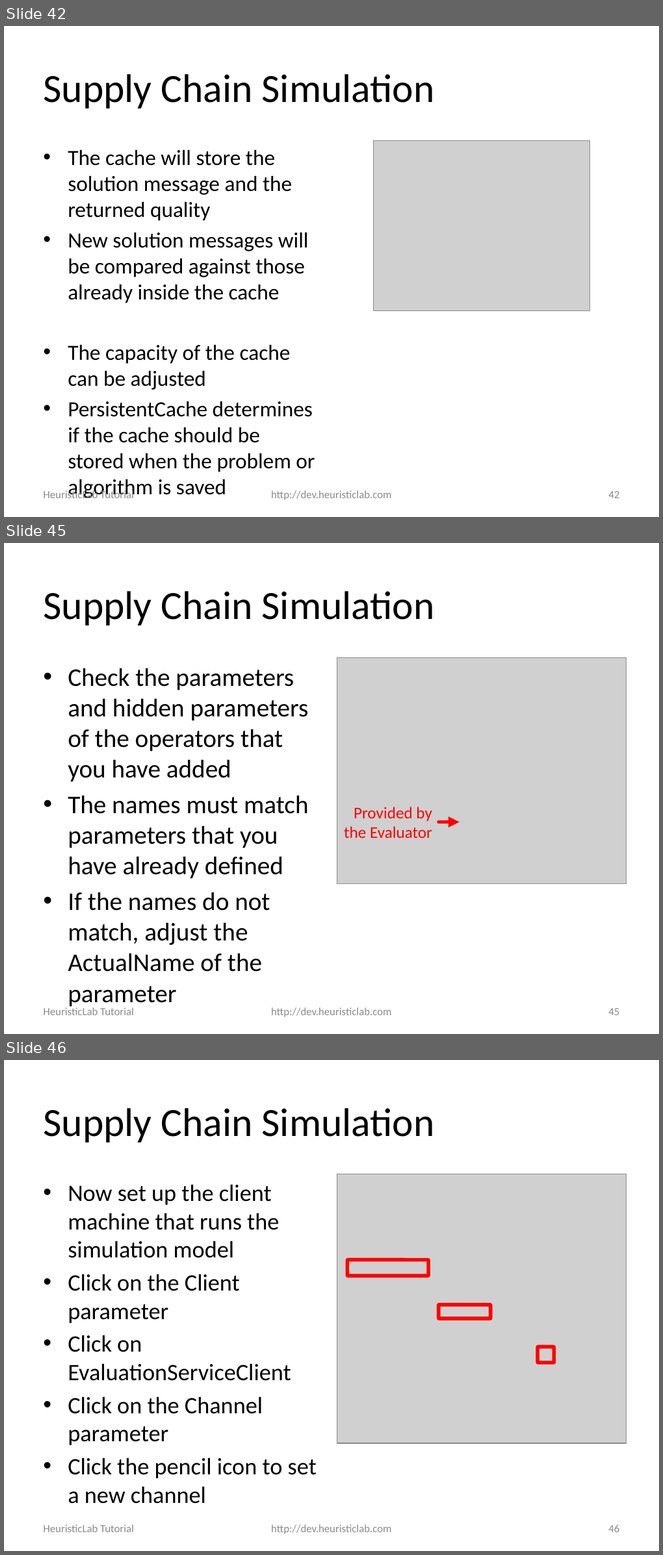
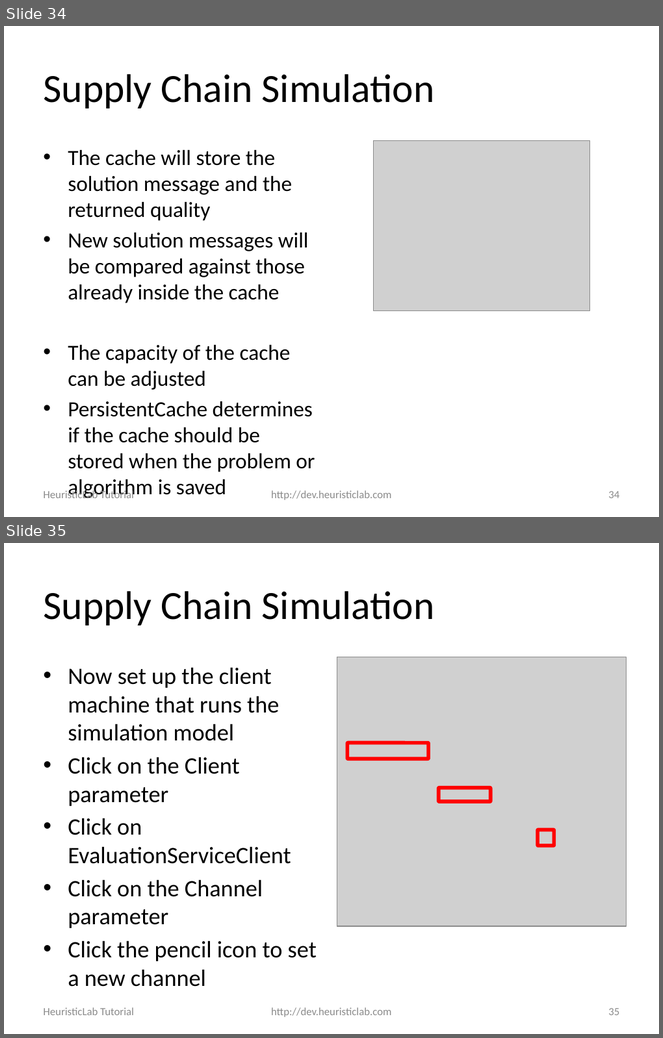
Before and after one commit to heal-research/HeuristicLab, a slide deck: documentation/Tutorials/Optimizing External Applications with HeuristicLab.pptx. Shown one above the other, each under a label of ours: slides 42, 45 and 46 before the commit, slides 34 and 35 after it; the slides between them are not shown. The pictures are 663x1555 and 663x1038 pixels, drawn with LibreOffice and Linux fonts; fonts in the diff are those of the drawing; grey boxes stand for pictures; background and template pictures are left out. Boxes give left, top, right and bottom in pixels: in the first picture for what was removed or moved away, otherwise in the second. Text is boxed around its words. In the diff, an @@ line names an element or a change of style, - is before the commit and + after.

Commit message:
#2317: updated tutorial slides to match HL 3.3.11

```diff
--- a/documentation/Tutorials/Optimizing External Applications with HeuristicLab.pptx
+++ b/documentation/Tutorials/Optimizing External Applications with HeuristicLab.pptx
@@ slide 45 removed at box(4, 543, 659, 1034), background #FFFFFF @@
@@ title removed at box(43, 591, 435, 626) @@
-Supply Chain Simulation
@@ picture removed at box(337, 657, 627, 884) @@
@@ text removed at box(68, 668, 309, 972) @@
-• Check the parameters and hidden parameters of the operators that you have added
-• The names must match parameters that you have already defined
-• If the names do not match, adjust the ActualName of the parameter
@@ text removed at box(344, 807, 432, 838) @@
-Provided by
-the Evaluator
@@ arrow removed from (439, 822) to (460, 822) @@
@@ text removed at box(43, 1008, 134, 1016) @@
-HeuristicLab Tutorial
@@ text removed at box(271, 1008, 392, 1017) @@
-http://dev.heuristiclab.com
@@ page number removed at box(608, 1008, 620, 1016) @@
-45
@@ what was slide 42 is now slide 34 @@
@@ page number at box(608, 491, 620, 499): text changed @@
-42
+34
@@ what was slide 46 is now slide 35 @@
@@ page number at box(608, 1008, 620, 1016): text changed @@
-46
+35
```
Also in this commit, not shown: 18 slides changed, 11 other slides removed.
